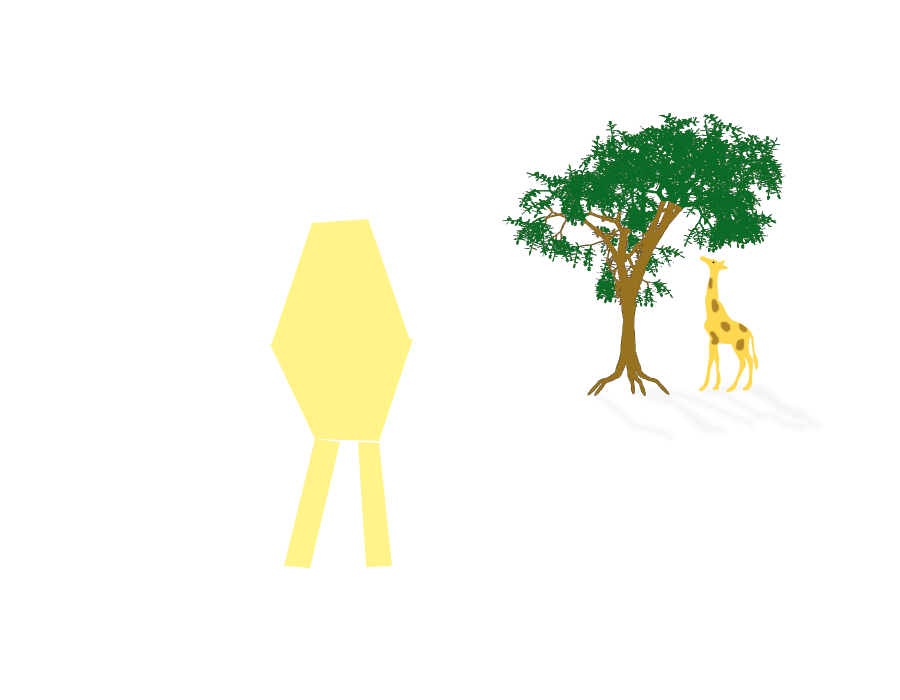
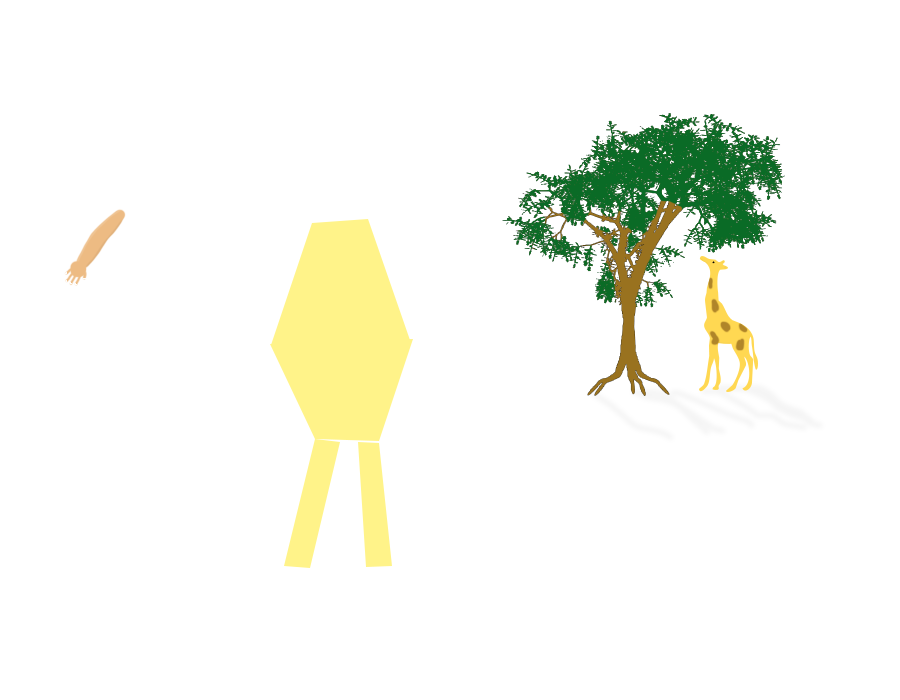
Two versions of the same layered image (900px x 700px). Layer-by-layer changes:
added layer "Layer 11" (95%) above "Layer 10" over (x1=65, y1=272, x2=86, y2=285)
added layer "Layer 10" above "Layer 9" over (x1=64, y1=267, x2=88, y2=286)
added layer "Layer 9" above "Layer 8" over (x1=69, y1=260, x2=87, y2=278)
added layer "Layer 8" (5%) above "Layer 7" over (x1=84, y1=216, x2=126, y2=269)
added layer "Layer 7" (13%) above "Layer 6" over (x1=75, y1=209, x2=123, y2=265)
painted on "Layer 6" over (x1=75, y1=209, x2=126, y2=269)
